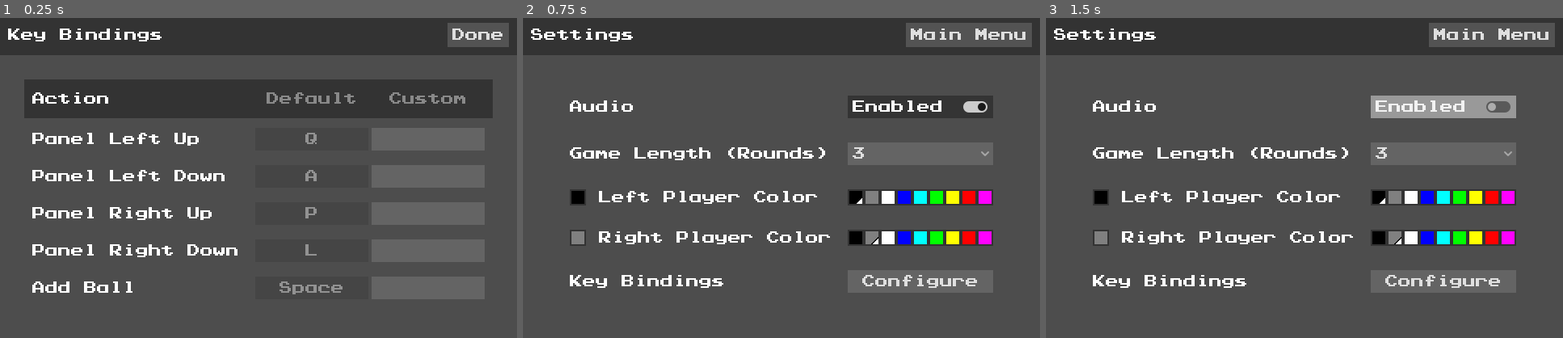
Above: before the commit, frames 1-3 (left to right).
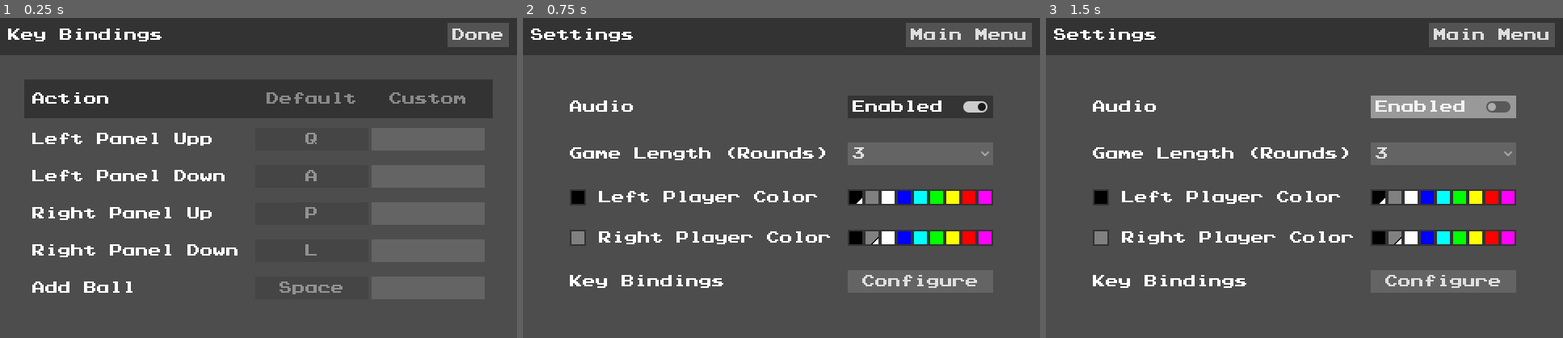
Above: after the commit, the same moments.

Repository: omniuni/Godot_Pong_Gong
Game: Godot game, scene res://Scenes/screen_bindings.tscn
Same seed, same stepped clock (60 frames per second), same inputs: the game is played once before the commit and once after it. This scene is started directly instead of the project's main scene.
Inputs:
- Up to frame 1 (0.25 s): no input
- Up to frame 2 (0.75 s): click "Done" at 0.5 s
- Up to frame 3 (1.5 s): click "Enabled" at 1.25 s

The runs differ from the first frame. In frame 1, 1.2% of the frame differs, in the area x 6-41%, y 35-75%; in frame 2, nothing differs; in frame 3, nothing differs.

Commit message:
key bindings are now restored

Diff:
--- a/Scenes/item_panel.gd
+++ b/Scenes/item_panel.gd
@@ -39,8 +39,8 @@
 	pass
 
 func _input(event: InputEvent) -> void:
-	var event_name = get_action_name(event)
-	var should_compute = false
+	var event_name: String = GameSettings.get_action_name(event)
+	var should_compute: bool = false
 	if Key_Filter_Down == "" or Key_Filter_Up == "":
 		return
 	if event_name != null:
@@ -71,13 +71,6 @@
 		kick.emit(Vector2(0,computed_vertical_velocity))
 	pass
 
-func get_action_name(event: InputEvent):
-	var eventString = null
-	for eventName in InputMap.get_actions():
-		if event.is_action(eventName):
-			return eventName
-	return eventString
-
 func _on_rigid_body_panel_body_entered(body: Node) -> void:
 	if body.get_parent().name.contains("Ball"):
 		Beeper.play_hit()
--- a/Scenes/screen_bindings.tscn
+++ b/Scenes/screen_bindings.tscn
@@ -71,6 +71,7 @@
 [node name="UiRebinderLPU" parent="CenterContainer/VBoxContainer" instance=ExtResource("4_joiu2")]
 layout_mode = 2
 Action_to_Rebind = "Panel Left Up"
+Action_Name = "Left Panel Upp"
 
 [node name="UiRebinderLPD" parent="CenterContainer/VBoxContainer" instance=ExtResource("4_joiu2")]
 layout_mode = 2
--- a/Scripts/game_settings.gd
+++ b/Scripts/game_settings.gd
@@ -33,6 +33,18 @@
 	InputMap.load_from_project_settings()
 	for action in InputMap.get_actions():
 		if Custom_Key_Bindings.has(action):
-
+			InputMap.action_erase_events(action)
+			var new_event: InputEventKey = InputEventKey.new()
+			new_event.keycode = Custom_Key_Bindings.get(action)
+			InputMap.action_add_event(action, new_event)
 			pass
 	pass
+
+func get_action_name(event: InputEvent) -> String:
+	var event_string = null
+	for event_name in InputMap.get_actions():
+		if event.is_action(event_name):
+			return event_name
+	if event_string == null:
+		event_string = ""
+	return event_string
--- a/Scripts/screen_main.gd
+++ b/Scripts/screen_main.gd
@@ -25,8 +25,15 @@
 var add_ball_in: int = 0
 
 func _ready():
+	GameSettings.apply_custom_key_bindings()
 	init_ui()
 	update_rounds()
+	pass
+
+func _input(event: InputEvent) -> void:
+	var event_name: String = GameSettings.get_action_name(event)
+	if event_name.to_lower().contains("ball"):
+		_on_bar_top_on_secondary_action()
 	pass
 
 func init_ui() -> void:
--- a/Scripts/ui_rebinder.gd
+++ b/Scripts/ui_rebinder.gd
@@ -30,9 +30,6 @@
 
 	InputMap.load_from_project_settings()
 
-	if not Action_Name.is_empty():
-		rebinder_label.text = Action_Name
-
 	for action in InputMap.get_actions():
 		if action == Action_to_Rebind:
 			rebinder_label.text = action
@@ -45,7 +42,12 @@
 		pass
 
 	if GameSettings.Custom_Key_Bindings.has(Action_to_Rebind):
-		button_custom.text = GameSettings.Custom_Key_Bindings[Action_to_Rebind].replace("(Physical)", "")
+		var restored_event = InputEventKey.new()
+		restored_event.keycode = GameSettings.Custom_Key_Bindings[Action_to_Rebind]
+		button_custom.text = restored_event.as_text().replace("(Physical)", "")
+
+	if not Action_Name.strip_edges().is_empty():
+		rebinder_label.text = Action_Name
 
 	pass
 
@@ -55,7 +57,7 @@
 	if event.as_text() == "Delete":
 		GameSettings.Custom_Key_Bindings.erase(Action_to_Rebind)
 	else:
-		GameSettings.Custom_Key_Bindings[Action_to_Rebind] = event.as_text()
+		GameSettings.Custom_Key_Bindings[Action_to_Rebind] = event.keycode
 	GameSettings._save()
 	Beeper.play_hit()
 	read_time = 0
@@ -68,7 +70,9 @@
 	if not GameSettings.Custom_Key_Bindings.has(Action_to_Rebind):
 		button_custom.text = " "
 	else:
-		button_custom.text = GameSettings.Custom_Key_Bindings[Action_to_Rebind].replace("(Physical)", "")
+		var restored_event = InputEventKey.new()
+		restored_event.keycode = GameSettings.Custom_Key_Bindings[Action_to_Rebind]
+		button_custom.text = restored_event.as_text().replace("(Physical)", "")
 	pass
 
 func update_progress() -> void:
